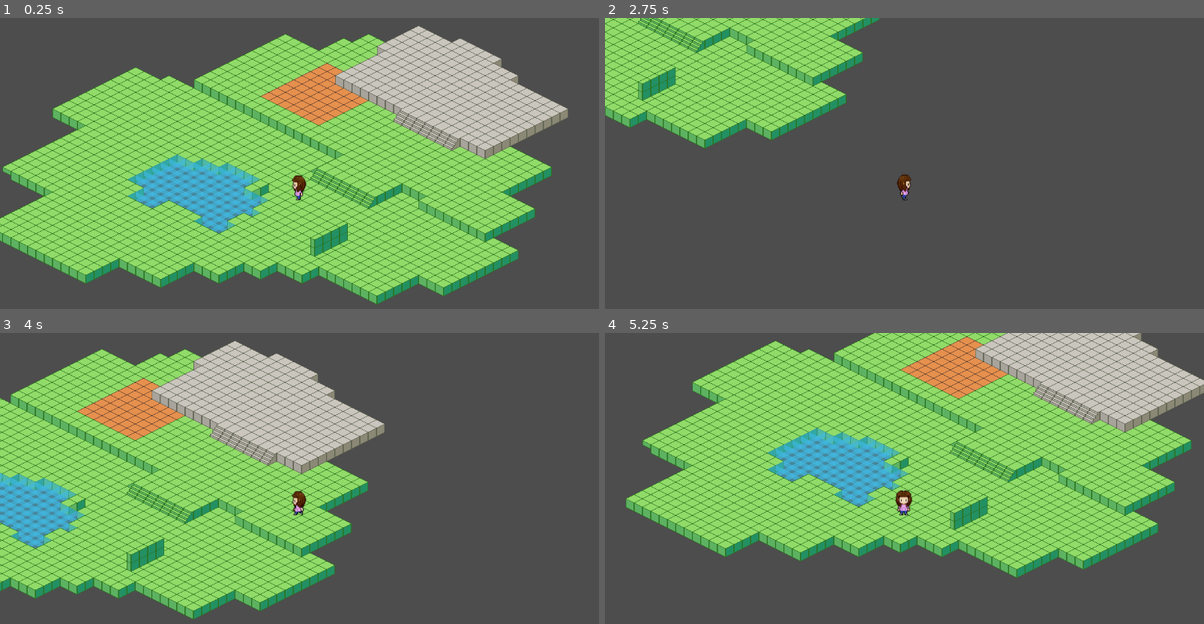
Above: before the commit, frames 1-4 (two rows, left to right).
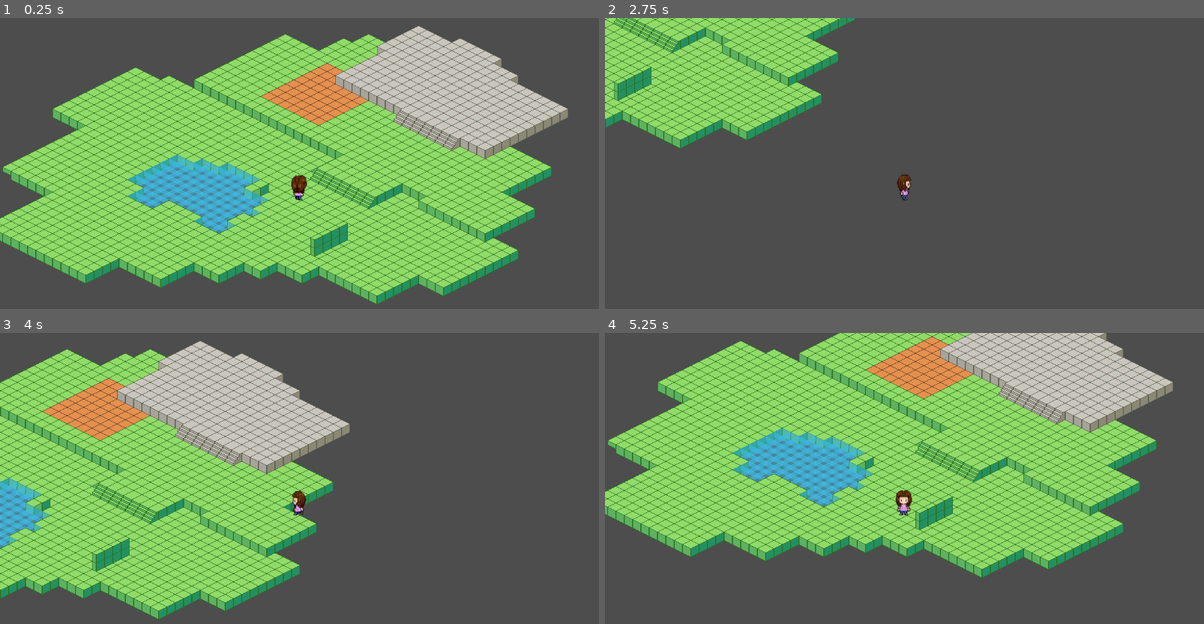
Above: after the commit, the same moments.

Repository: felixgao-0/juiceGame
Game: Godot game, scene res://main.tscn
Two runs of this game, one before a commit and one after it. Both use one fixed random seed, a clock stepped at 60 frames per second and the inputs below.
Inputs:
- Up to frame 1 (0.25 s): no input
- Up to frame 2 (2.75 s): tap Enter at 0.5 s; hold D (move_right) 0.53-1.28 s; hold S (move_down) 1.28-2.03 s; hold D (move_right) from 2.03 s (still down)
- Up to frame 3 (4 s): release D (move_right) at 2.78 s; hold W (move_up) 2.78-3.53 s; hold A (move_left) from 3.53 s (still down)
- Up to frame 4 (5.25 s): release A (move_left) at 5.03 s; hold S (move_down) from 5.03 s (still down)

The runs differ from the first frame. In frame 1, 0.1% of the frame differs, in the area x 48-52%, y 53-63%; in frame 2, 9.5%; in frame 3, 28%; in frame 4, 37%, in the area x 0-100%, y 0-85%.

Commit message:
chrore: godot generated player changes, remove clamping (unneeded im rather sure)

Diff:
--- a/assets/main_char/player.gd
+++ b/assets/main_char/player.gd
@@ -5,9 +5,8 @@
 
 # Called when the node enters the scene tree for the first time.
 func _ready() -> void:
-	screen_size = get_viewport_rect().size
-	#hide()
-
+	#screen_size = get_viewport_rect().size
+	pass
 
 # Called every frame. 'delta' is the elapsed time since the previous frame.
 func _process(delta: float) -> void:
@@ -29,7 +28,7 @@
 		$AnimatedSprite2D.frame = 0
 
 	position += velocity * delta
-	position = position.clamp(Vector2.ZERO, screen_size)
+	#position = position.clamp(Vector2.ZERO, screen_size)
 
 	if Input.is_action_pressed("move_left"):
 		if Input.is_action_pressed("move_up"):
--- a/assets/main_char/player.tscn
+++ b/assets/main_char/player.tscn
@@ -551,8 +551,8 @@
 }]
 
 [sub_resource type="CapsuleShape2D" id="CapsuleShape2D_t8ekk"]
-radius = 13.0
-height = 48.0
+radius = 14.0
+height = 52.0
 
 [node name="Player" type="CharacterBody2D"]
 z_index = 4096
@@ -562,11 +562,12 @@
 [node name="AnimatedSprite2D" type="AnimatedSprite2D" parent="."]
 scale = Vector2(1.5, 1.5)
 sprite_frames = SubResource("SpriteFrames_cbiii")
-animation = &"sideleft"
+animation = &"upright"
+frame_progress = 0.468759
+
+[node name="Camera2D" type="Camera2D" parent="."]
 
 [node name="CollisionShape2D" type="CollisionShape2D" parent="."]
 position = Vector2(0, 1)
 shape = SubResource("CapsuleShape2D_t8ekk")
 metadata/_edit_group_ = true
-
-[node name="Camera2D" type="Camera2D" parent="."]
